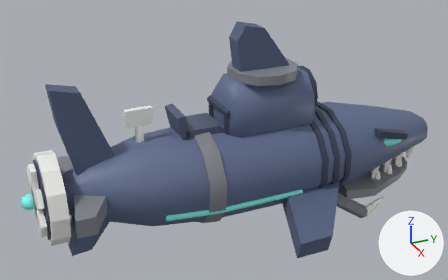
What one commit did to the glTF model art/subs/MidnightHunter/MidnightHunter.glb.
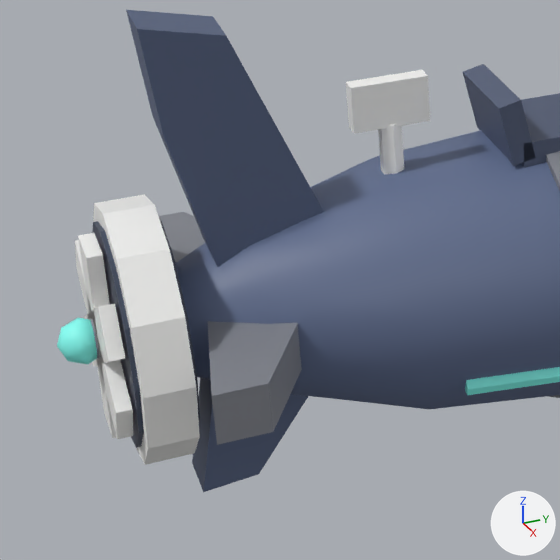
Each version is shown whole from a 50 mm lens placed at (51.5, -25.3, 29.0), pointed at (-0.5, -1.9, 3.0), then close up on the part from 0% to 45% of the width and 29% to 100% of the height. The lights are fixed; the arrows at lower right show +X, +Y and +Z. The first two pictures are the older version. Vertices at exactly the same position are counted once.

Names of what the first close-up shows: 'Hull', 'Hull_Glow', 'Prop', 'Prop_Glow', 'Seat'.
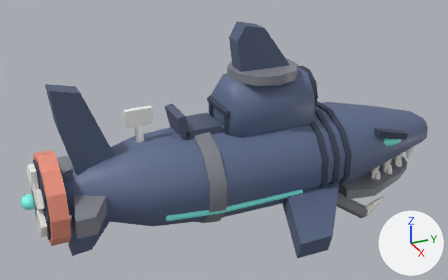
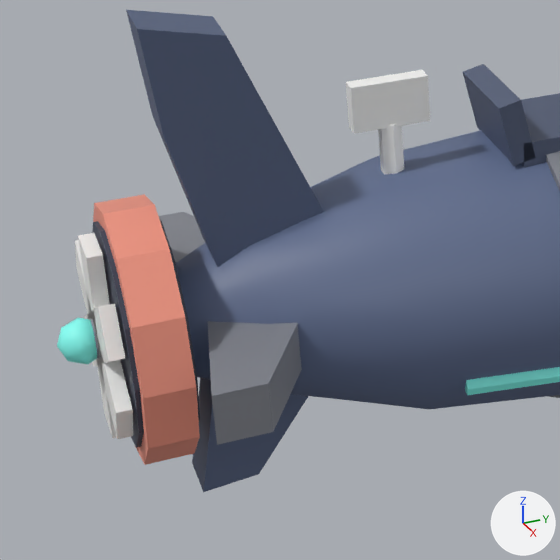
The change in detail:
me_hull has 708 vertices, 1252 faces and spans x -11.0..11.0, y -20.4..22.8, z -7.0..14.8.
me_hull is used by ob_hull; location (0.0, 0.0, 0.0).
me_hull part 1: 44 faces centred in x -4.1..4.1, y -20.2..-18.6, z -3.4..4.8 are repainted in the vertex colours; the middle colour goes from white #f8f8f6 to pink #f59883.

What differs and where, as boxes (x1, y1, x2, y2) in the close-ups (560 x 560 px):
part 1 of me_hull, recoloured (white to pink)
    both: (93, 195, 200, 465)
